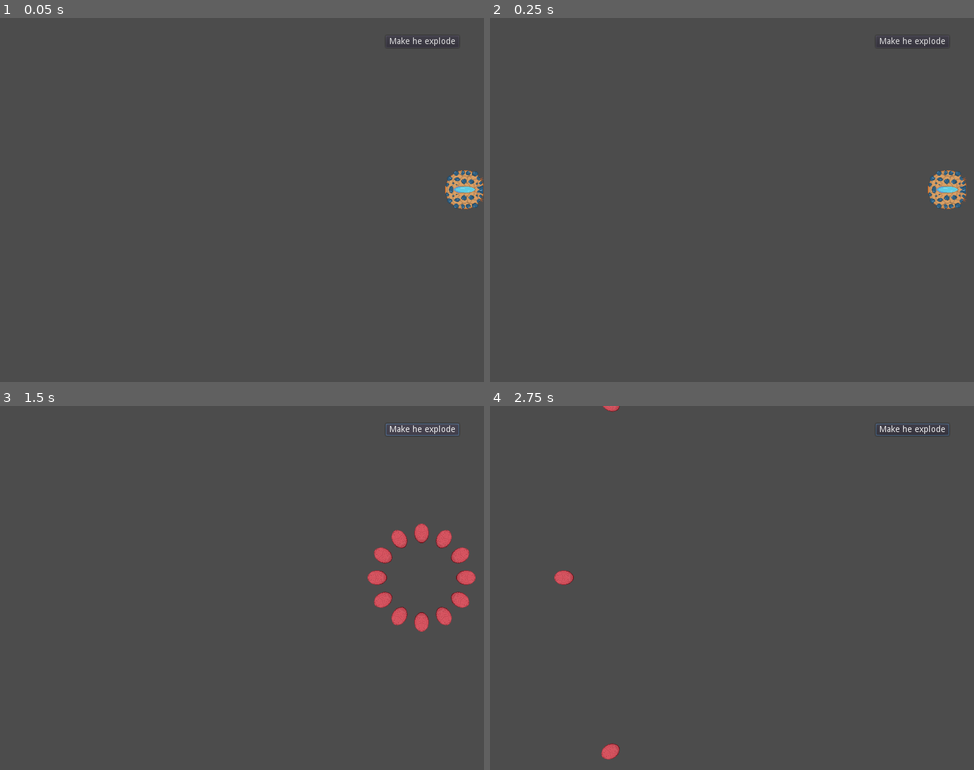
Above: before the commit, frames 1-4 (two rows, left to right).
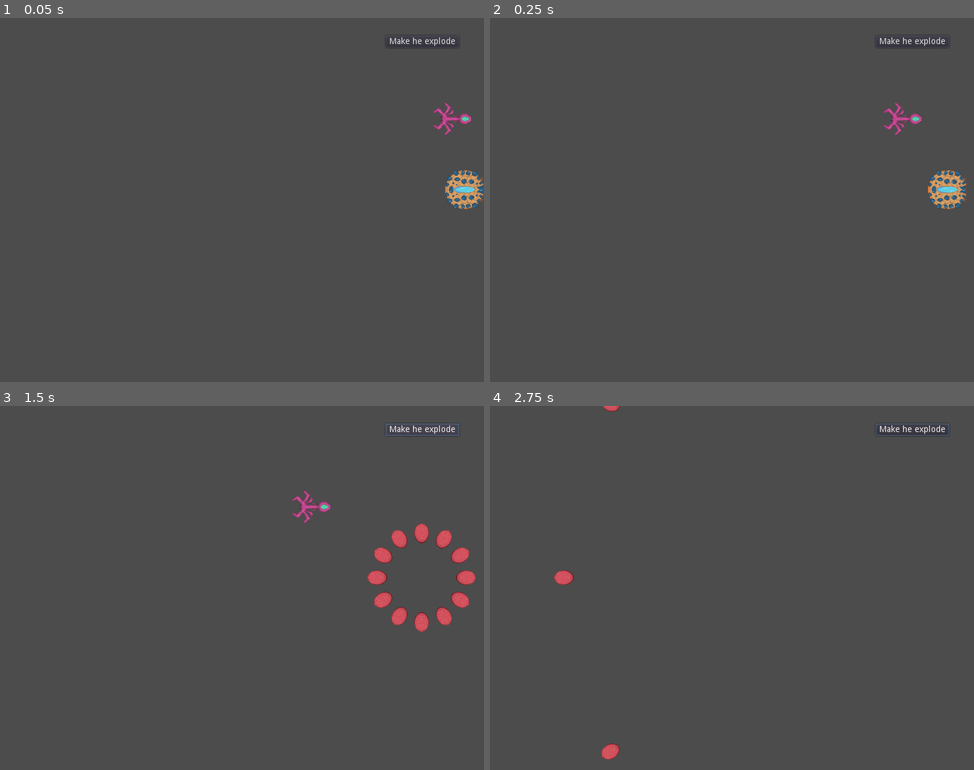
Above: after the commit, the same moments.

Repository: Yerdun/Pathogen
Game: Godot game, scene res://Assets/Scenes/Test Scenes/Enemy Tester.tscn
Two runs of this game, one before a commit and one after it. Both use one fixed random seed, a clock stepped at 60 frames per second and the inputs below. This scene is started directly instead of the project's main scene.
Inputs (mouse positions are in pixels of both pictures, inside the frame that each line leads up to):
- Up to frame 1 (0.05 s): no input
- Up to frame 2 (0.25 s): no input
- Up to frame 3 (1.5 s): move the mouse to (348, 569) at 0.52 s; hold Right (ui_right) 0.53-1.25 s; hold B (copy) 0.53-1.25 s; click "Make he explode" at 1.25 s
- Up to frame 4 (2.75 s): move the mouse to (635, 606) at 2.02 s; hold Down (ui_down) from 2.03 s (still down); tap Shift (control_focus) at 2.1 s; tap B (copy) at 2.3 s

The runs differ from the first frame. In frame 1, 0.2% of the frame differs, in the area x 89-98%, y 23-33%; in frame 2, 0.2%; in frame 3, 0.2%, in the area x 60-69%, y 23-33%; in frame 4, nothing differs.

Commit message:
Added the Piercer enemy and added it to the Enemy Tester

Diff:
--- /dev/null
+++ b/Assets/Scenes/Enemy/Piercer Enemy/Piercer Enemy.gd
@@ -0,0 +1,29 @@
+extends "res://Assets/Scenes/Enemy/Basic Enemy/Enemy.gd"
+
+
+# Declare member variables here. Examples:
+export var charge_speed = 500
+var _waitingToCharge = false
+
+
+# Called when the node enters the scene tree for the first time.
+func _ready():
+	pass # Replace with function body.
+
+
+# Called every frame. 'delta' is the elapsed time since the previous frame.
+func _physics_process(delta):
+	# the piercer enemy uses the physics engine to enter. it rapidly comes in and
+	# slows to a stop.
+	# when the enemy stops moving left...
+	if linear_velocity.x >= 0 and !_waitingToCharge:
+		# ensure that it stops moving
+		applied_force = Vector2.ZERO
+		linear_velocity.x = 0
+		# and start waiting to charge
+		_waitingToCharge = true
+		$"Charge Timer".start()
+
+func _on_Charge_Timer_timeout(): # when the charge timer runs out...
+	# chaaaaaarge!
+	linear_velocity.x = -1 * charge_speed # the -1 makes it go left
--- /dev/null
+++ b/Assets/Scenes/Enemy/Piercer Enemy/Piercer Enemy.tscn
@@ -0,0 +1,22 @@
+[gd_scene load_steps=4 format=2]
+
+[ext_resource path="res://Assets/Scenes/Enemy/Basic Enemy/Enemy.tscn" type="PackedScene" id=1]
+[ext_resource path="res://Assets/Sprites/Enemy/charger_enemy.png" type="Texture" id=2]
+[ext_resource path="res://Assets/Scenes/Enemy/Piercer Enemy/Piercer Enemy.gd" type="Script" id=3]
+
+[node name="Enemy" instance=ExtResource( 1 )]
+linear_velocity = Vector2( -400, 0 )
+applied_force = Vector2( 480, 0 )
+script = ExtResource( 3 )
+maxHP = 4
+copyAbility = "piercing"
+
+[node name="Sprite" parent="." index="1"]
+rotation = 1.5708
+texture = ExtResource( 2 )
+
+[node name="Charge Timer" type="Timer" parent="." index="2"]
+wait_time = 0.5
+one_shot = true
+
+[connection signal="timeout" from="Charge Timer" to="." method="_on_Charge_Timer_timeout"]
--- a/Assets/Scenes/Test Scenes/Enemy Tester.tscn
+++ b/Assets/Scenes/Test Scenes/Enemy Tester.tscn
@@ -1,7 +1,8 @@
-[gd_scene load_steps=3 format=2]
+[gd_scene load_steps=4 format=2]
 
 [ext_resource path="res://Assets/Scenes/Enemy/Bomb Enemy/Bomb Enemy.tscn" type="PackedScene" id=1]
 [ext_resource path="res://Assets/Scenes/Test Scenes/Enemy Tester.gd" type="Script" id=2]
+[ext_resource path="res://Assets/Scenes/Enemy/Piercer Enemy/Piercer Enemy.tscn" type="PackedScene" id=3]
 
 [node name="Node" type="Node"]
 script = ExtResource( 2 )
@@ -19,4 +20,7 @@
 "_edit_use_anchors_": false
 }
 
+[node name="Enemy" parent="." instance=ExtResource( 3 )]
+position = Vector2( 760.695, 166.336 )
+
 [connection signal="pressed" from="Button" to="." method="_on_Button_pressed"]
